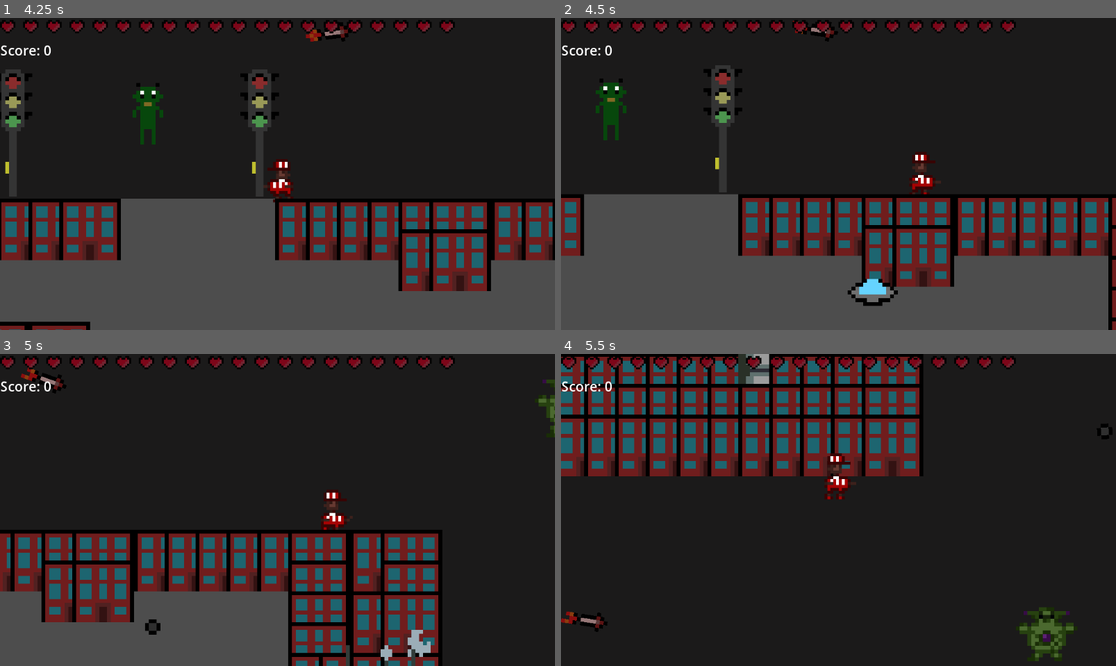
Above: before the commit, frames 1-4 (two rows, left to right).
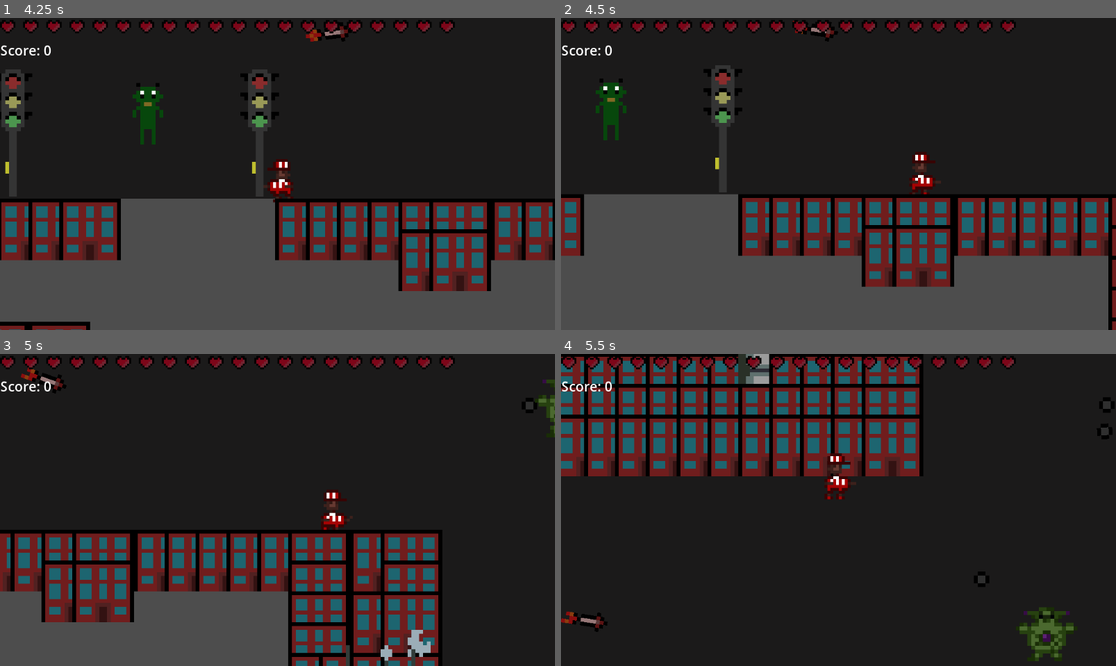
Above: after the commit, the same moments.

Repository: Lila-Kuhlt/Close-Encounters-of-the-Jeff-Kind
Game: Godot game, scene res://scenes/UI/TitleScreen.tscn
Two runs of this game, one before a commit and one after it. Both use one fixed random seed, a clock stepped at 60 frames per second and the inputs below.
Inputs:
- Up to frame 1 (4.25 s): hold W (up) 0.53-2.03 s; tap Space (dash) every 0.75 s from 0.6 to 3.6 s; hold A (left) 2.03-3.53 s; hold S (down) from 3.53 s (still down)
- Up to frame 2 (4.5 s): release S (down) at 4.28 s; hold D (right) from 4.28 s (still down); tap Space (dash) at 4.35 s
- Up to frame 3 (5 s): keep holding D (right)
- Up to frame 4 (5.5 s): release D (right) at 5.03 s; hold W (up) from 5.03 s (still down); tap Space (dash) at 5.1 s

Frame 1 is identical in both runs. In frame 2, 0.5% of the frame differs, in the area x 51-61%, y 83-93%; in frame 3, 0.2%; in frame 4, 0.1%.

Commit message:
Make UFOs choose random destination

Diff:
--- a/godot/scenes/Ufo.gd
+++ b/godot/scenes/Ufo.gd
@@ -15,9 +15,9 @@
 	var vps := viewport.get_visible_rect().size
 	var cam := viewport.get_camera_2d()
 	var vp: Rect2 = Rect2(cam.position - vps * 0.5, vps)
-	var center := vp.get_center()
-	position = rand_edge_point(vp) + vp.position
-	direction = position.direction_to(center)
+	position = rand_edge_point(vp)
+	var end := rand_edge_point(vp)
+	direction = position.direction_to(end)
 
 func _physics_process(delta):
 	var region: Rect2 = $Sprite2D.get_rect()
@@ -44,7 +44,7 @@
 	elif edge == 3:
 		coord.y = vp.size.y + MARGIN.y
 
-	return coord
+	return coord + vp.position
 
 func _on_timer_timeout():
 	for alpha in [1, -1]:
